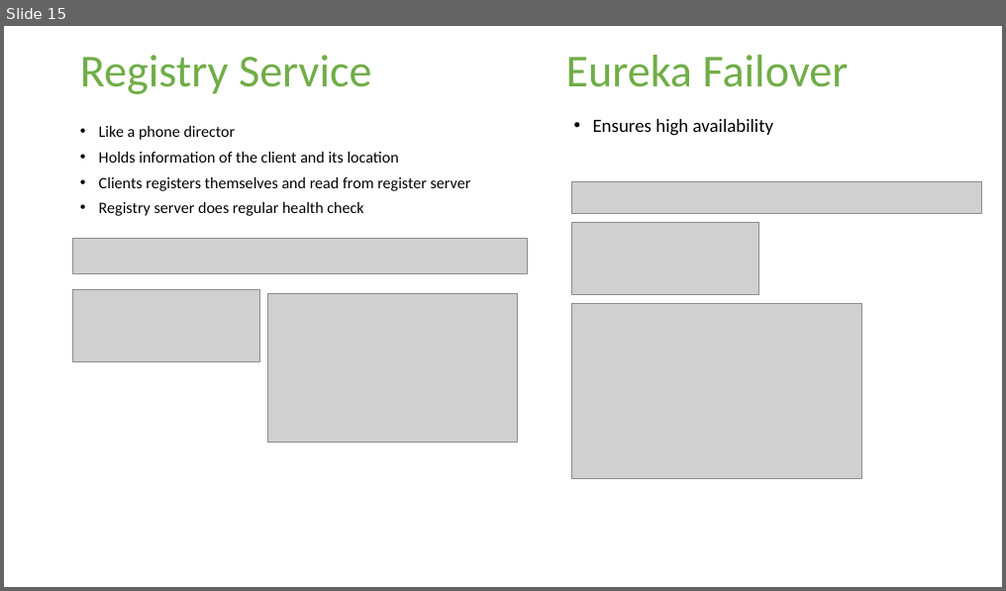
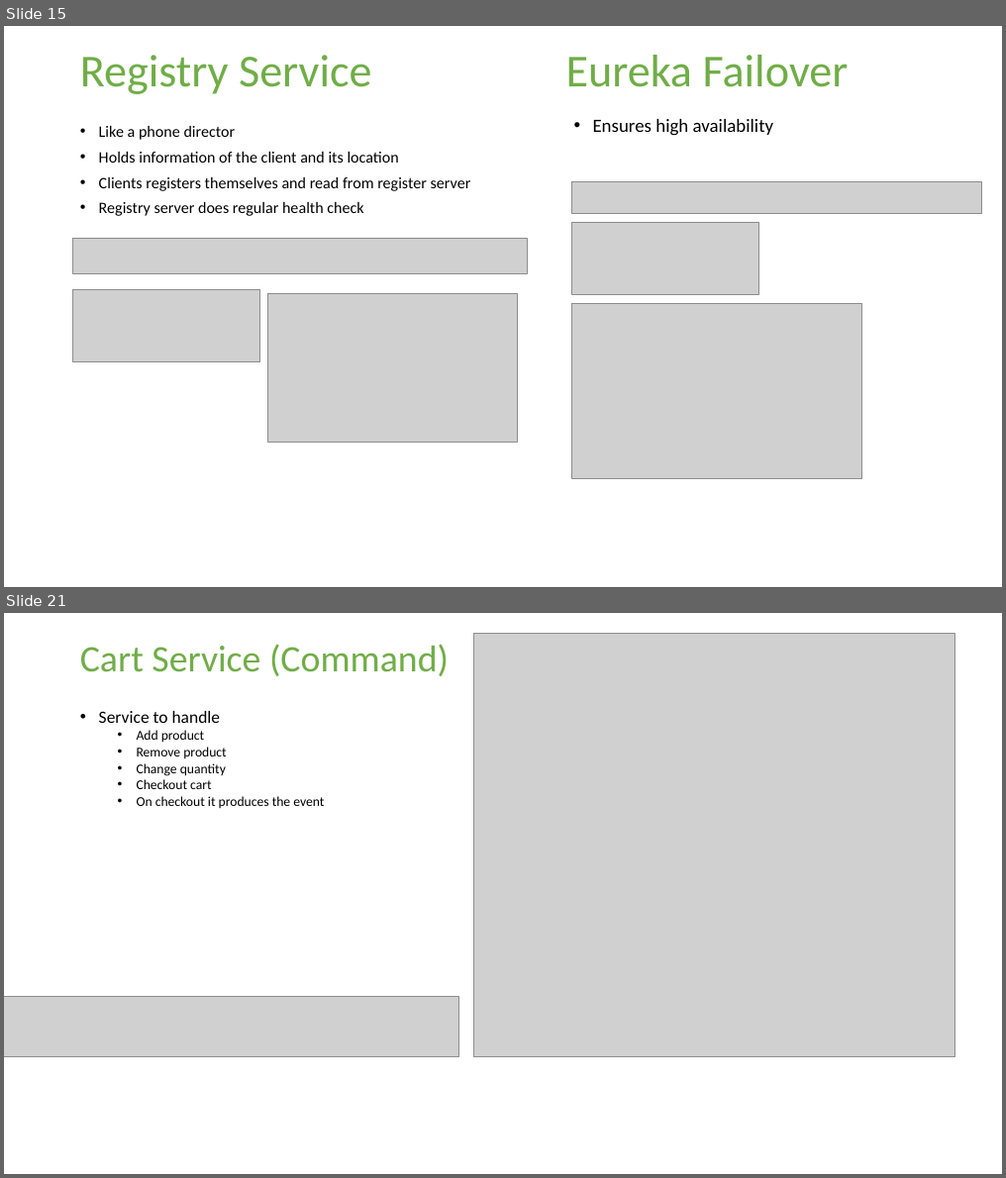
Before and after one commit to Technomax/Swa.WebStore, a slide deck: Documents/WebStore Presentation.pptx. Shown one above the other, each under a label of ours: slide 15 before the commit, slides 15 and 21 after it; the slides between them are not shown. The pictures are 1006x591 and 1006x1178 pixels, drawn with LibreOffice and Linux fonts; fonts in the diff are those of the drawing; grey boxes stand for pictures; background and template pictures are left out. Boxes give left, top, right and bottom in pixels: in the first picture for what was removed or moved away, otherwise in the second. Text is boxed around its words. In the diff, an @@ line names an element or a change of style, - is before the commit and + after.

```diff
--- a/Documents/WebStore Presentation.pptx
+++ b/Documents/WebStore Presentation.pptx
@@ slide 21 added at box(4, 613, 1002, 1174), background picture (left out) @@
@@ picture added at box(474, 633, 954, 1057) @@
@@ title added at box(80, 644, 449, 676), 36 pt, text #70AD47 @@
+Cart Service (Command)
@@ text added at box(99, 711, 324, 808), 12.9 pt, text #000000 @@
+• Service to handle
+  • Add product
+  • Remove product
+  • Change quantity
+  • Checkout cart
+  • On checkout it produces the event
@@ picture added at box(4, 997, 459, 1057) @@
```
Also in this commit, not shown: 1 slide changed, 10 other slides added, 11 other files.
